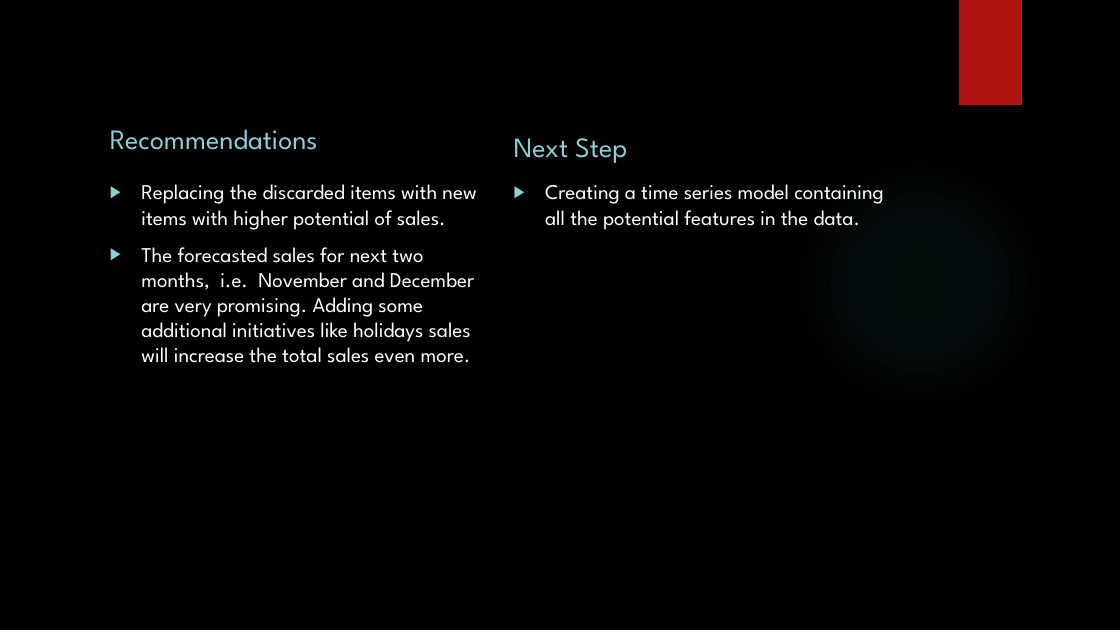
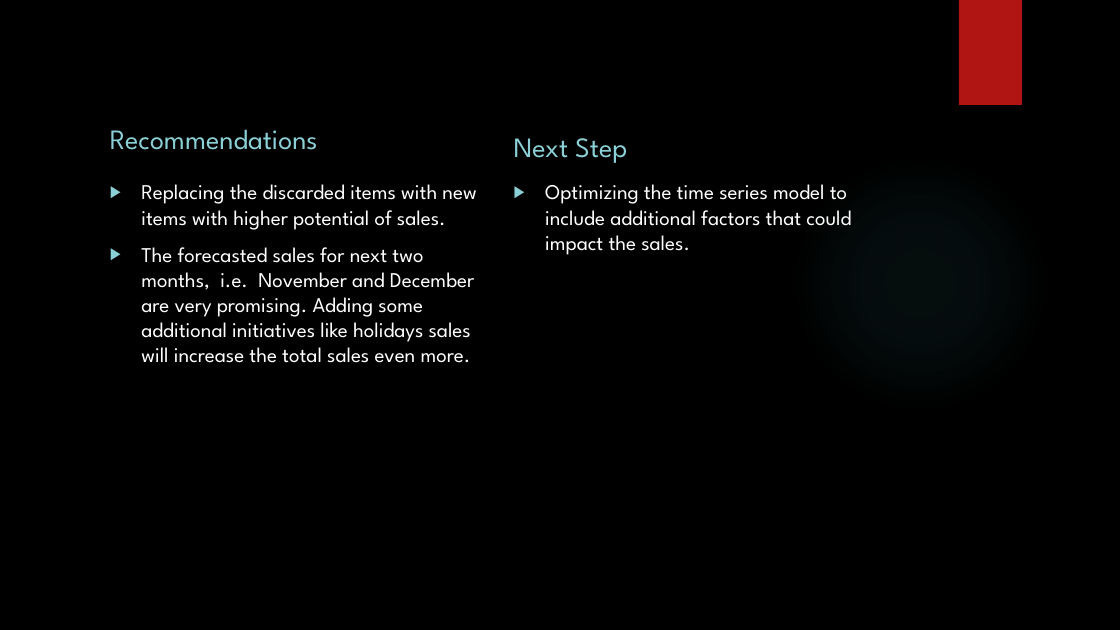
Before and after one commit to khwajajalal/Capstone4-Sales-Prediction, a slide deck: slide 8 of Sales Forecasting.pptx. Drawn at 1120x630 pixels with LibreOffice and Linux fonts; fonts in the diff are those of the drawing; background and template pictures are left out. Boxes give left, top, right and bottom in pixels: in the first picture for what was removed or moved away, otherwise in the second. Text is boxed around its words. In the diff, an @@ line names an element or a change of style, - is before the commit and + after.

```diff
--- a/Sales Forecasting.pptx
+++ b/Sales Forecasting.pptx
@@ text at bbox=[545, 184, 851, 255]: text changed @@
-▶ Creating a time series model containing all the potential features in the data.
+▶ Optimizing the time series model to include additional factors that could impact the sales.
```
Also in this commit, not shown: 1 other slide changed, 1 other file.
